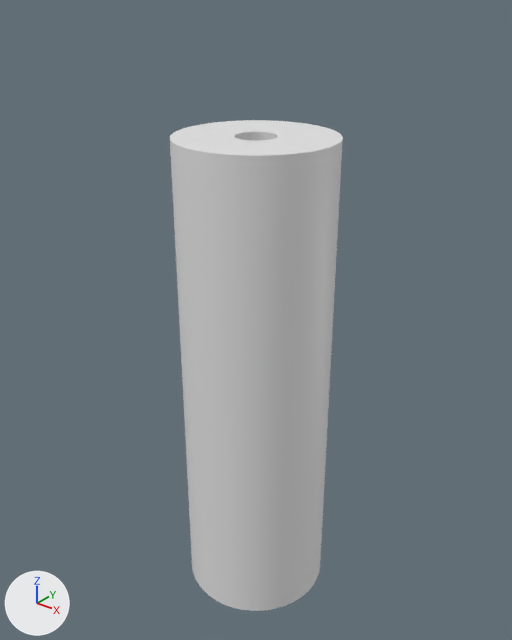
The Blender file gym/1-inch-bolt-round-sliding/3d-model.blend as it was, and as the next commit left it.
Before and after are seen from a camera (50 mm lens) standing at (6.8, -8.51, 10.68) and looking at (-0.1, 0.12, 5.33). Every picture has the same lights, and +X, +Y and +Z are marked at lower left.

Before the edit, the objects in view are built like this:
```python
me_cylinder = bpy.data.meshes.new('Cylinder')
me_cylinder.from_pydata(...)  # a 128-sided cylinder along z spanning x -1.3..1.3, y -1.3..1.3, z 0.0..8.5
ob_1_inch_bolt = bpy.data.objects.new('1 Inch Bolt', me_cylinder)
ob_1_inch_bolt.location = (0.0, 0.0, 0.0)
_m = ob_1_inch_bolt.modifiers.new('Boolean.001', 'BOOLEAN')
_m.object = ob_threaded_insert
_m = ob_1_inch_bolt.modifiers.new('Boolean', 'BOOLEAN')
_m.object = ob_m5_screw
_m.use_self = True
```
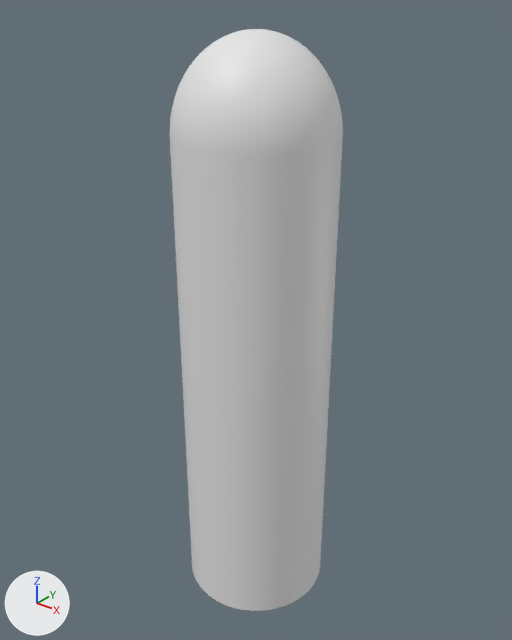
Boxes [x1, y1, x2, y2] around the edits, measured in the pictures (512 x 640 px):
'Sphere', added
    after: [170, 29, 343, 156]

The change in detail:
Mesh me_sphere is new.
It has 4034 vertices, 4096 faces and spans x -1.3..1.3, y -1.3..1.3, z -1.0..1.0.
Object 'Sphere' (ob_sphere) is new; it shows me_sphere.
Its location is (0.0, 0.0, 8.5).
Its scale is (1.0, 1.0, 1.5).
